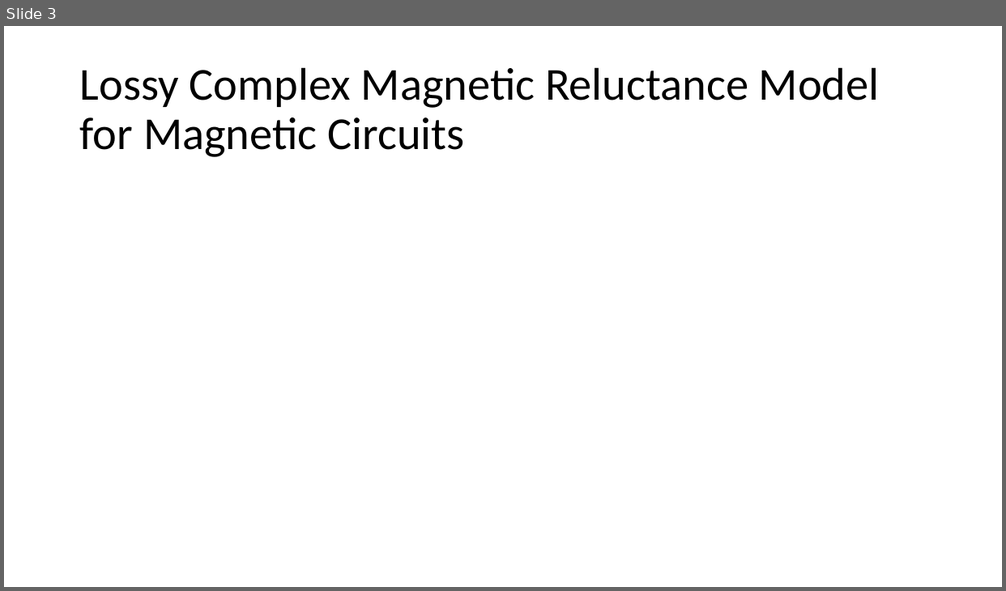
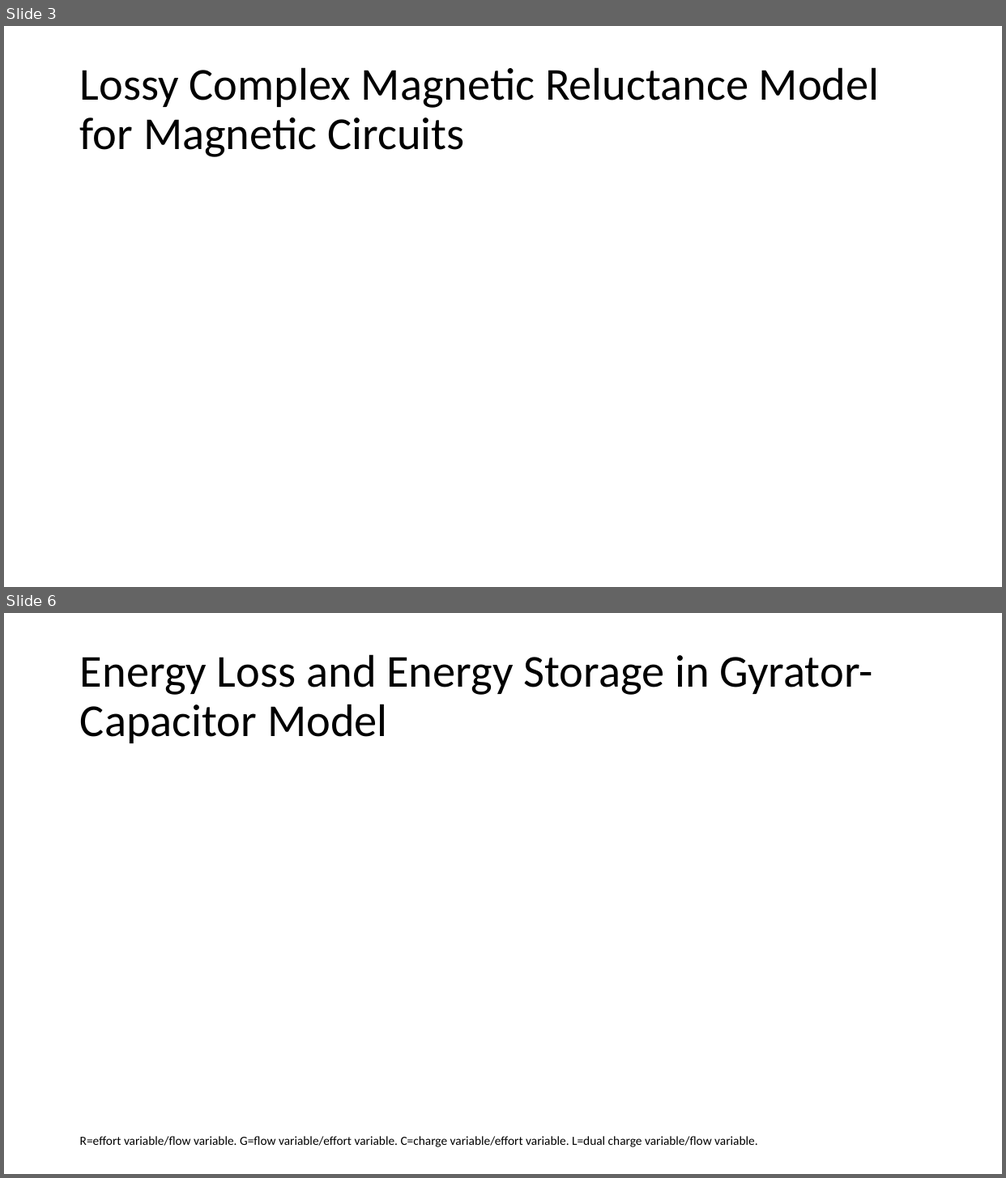
Before and after one commit to MuhammadShamaas1997/Electrical-Engineering, a slide deck: Thesis/Magnetic Transmission Lines/Thesis Proposal.pptx. Shown one above the other, each under a label of ours: slide 3 before the commit, slides 3 and 6 after it; the slides between them are not shown. The pictures are 1006x591 and 1006x1178 pixels, drawn with LibreOffice and Linux fonts; fonts in the diff are those of the drawing; grey boxes stand for pictures. Boxes give left, top, right and bottom in pixels: in the first picture for what was removed or moved away, otherwise in the second. Text is boxed around its words. In the diff, an @@ line names an element or a change of style, - is before the commit and + after.

```diff
--- a/Thesis/Magnetic Transmission Lines/Thesis Proposal.pptx
+++ b/Thesis/Magnetic Transmission Lines/Thesis Proposal.pptx
@@ slide 6 added at (x1=4, y1=613, x2=1002, y2=1174), background #FFFFFF @@
@@ title added at (x1=80, y1=654, x2=872, y2=743), 44 pt, text #000000 @@
+Energy Loss and Energy Storage in Gyrator-Capacitor Model
@@ text added at (x1=80, y1=1136, x2=757, y2=1148), 12 pt, text #000000 @@
+R=effort variable/flow variable. G=flow variable/effort variable. C=charge variable/effort variable. L=dual charge variable/flow variable.
```
Also in this commit, not shown: 1 slide changed, 9 other slides added.
